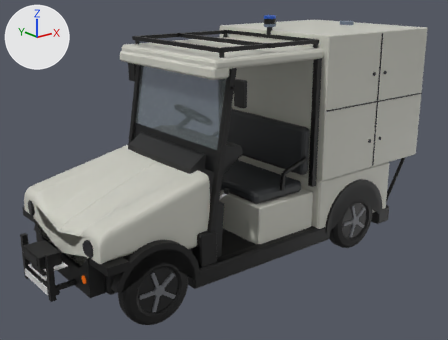
Before and after pictures for a commit that changed the COLLADA model golfcart_vehicle_description/mesh/golfcart.dae.
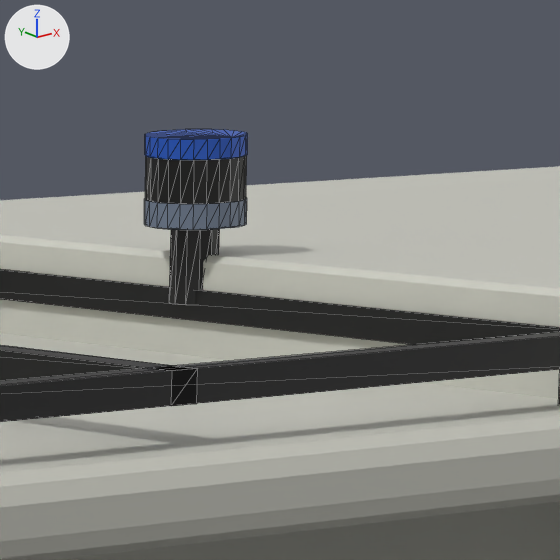
The first picture shows the older version from a camera (50 mm lens) standing at (-3.08, -3.95, 2.34) and looking at (0.04, -0.05, 0.78). The close-ups show the older and then the newer version on the part from 55% to 70% of the width and 0% to 20% of the height of that picture. Only the edits that show in the close-ups are written down. Arrows for +X, +Y and +Z are at upper left; the lights stay in place. The close-ups show mesh edges as thin lines. Vertices at exactly the same position are counted once.

The scene before the commit, as lines of its bpy script (objects in view):
```python
me_alu_black = bpy.data.meshes.new('alu_black')
me_alu_black.from_pydata(...)  # 136 vertices, 212 faces; spans x -1.63..0.6, y -0.57..0.57, z 0.2..1.93
me_alu_black.materials.append(mat_alu_black)  # black #09090a
me_lens = bpy.data.meshes.new('lens')
me_lens.from_pydata(...)  # 164 vertices, 300 faces; spans x -1.66..1.54, y -0.55..0.48, z 0.29..2.0
me_lens.materials.append(mat_lens)  # black #030304
me_lidar_body = bpy.data.meshes.new('lidar_body')
me_lidar_body.from_pydata(...)  # 80 vertices, 152 faces; spans x 0.519..1.615, y -0.065..0.065, z 1.9..1.955
me_lidar_body.materials.append(mat_lidar_body)  # greyish blue #6b788c
me_lidar_cap = bpy.data.meshes.new('lidar_cap')
me_lidar_cap.from_pydata(...)  # 48 vertices, 92 faces; spans x 0.5174..0.621, y -0.0523..0.051, z 1.9941..2.0178
me_lidar_cap.materials.append(mat_lidar_cap)  # blue #1952b8
me_white_body = bpy.data.meshes.new('white_body')
me_white_body.from_pydata(...)  # 4314 vertices, 8604 faces; spans x -1.44..1.85, y -0.68..0.68, z 0.26..1.9
me_white_body.materials.append(mat_white_body)  # light grey #ccccc2
ob_alu_black = bpy.data.objects.new('alu_black', me_alu_black)
ob_alu_black.location = (0.0, 0.0, 0.0)
ob_lens = bpy.data.objects.new('lens', me_lens)
ob_lens.location = (0.0, 0.0, 0.0)
ob_lidar_body = bpy.data.objects.new('lidar_body', me_lidar_body)
ob_lidar_body.location = (0.0, 0.0, 0.0)
ob_lidar_cap = bpy.data.objects.new('lidar_cap', me_lidar_cap)
ob_lidar_cap.location = (0.0, 0.0, 0.0)
ob_white_body = bpy.data.objects.new('white_body', me_white_body)
ob_white_body.location = (0.0, 0.0, 0.0)
```
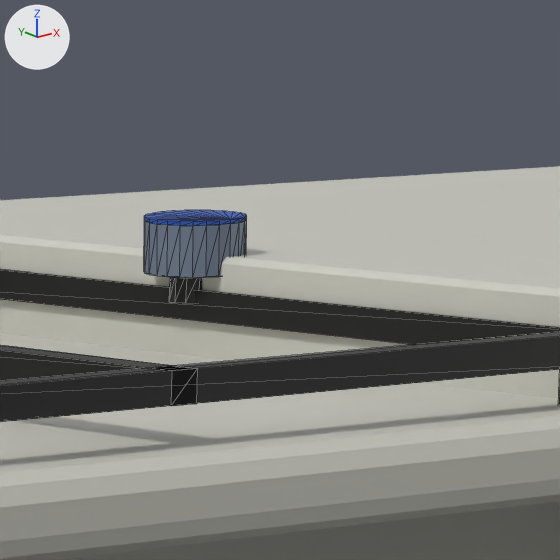
Patch to the scene script:
```diff
--- a/golfcart_vehicle_description/mesh/golfcart.dae.py
+++ b/golfcart_vehicle_description/mesh/golfcart.dae.py
@@ me_alu_black @@
 # used by ob_alu_black; location = (0.0, 0.0, 0.0)
-me_alu_black.from_pydata(...)  # 136 vertices, 212 faces; spans x -1.63..0.6, y -0.57..0.57, z 0.2..1.93
+me_alu_black.from_pydata(...)  # 136 vertices, 212 faces; spans x -1.63..0.6, y -0.57..0.57, z 0.2..1.88
+# me_alu_black part 1: all 12 vertices in x 0.55..0.6, y -0.02..0.03, z 1.93 are moved by (0.0, 0.0, -0.05)
 me_alu_black.materials.append(mat_alu_black)
@@ me_lens @@
 # used by ob_lens; location = (0.0, 0.0, 0.0)
-me_lens.from_pydata(...)  # 164 vertices, 300 faces; spans x -1.66..1.54, y -0.55..0.48, z 0.29..2.0
+me_lens.from_pydata(...)  # 108 vertices, 196 faces; spans x -1.63..1.54, y -0.55..0.48, z 0.29..0.82
+# me_lens part 2: the loose piece of 48 vertices spanning x 0.52..0.62, y -0.05..0.05, z 1.95..2.0 is deleted
+# other edits to the shape of me_lens do not show in these pictures
 me_lens.materials.append(mat_lens)
@@ me_lidar_body @@
 # used by ob_lidar_body; location = (0.0, 0.0, 0.0)
-me_lidar_body.from_pydata(...)  # 80 vertices, 152 faces; spans x 0.519..1.615, y -0.065..0.065, z 1.9..1.955
+me_lidar_body.from_pydata(...)  # 80 vertices, 152 faces; spans x 0.52..1.615, y -0.065..0.065, z 1.879..1.934
+# me_lidar_body part 3: the loose piece of 48 vertices spanning x 0.519..0.623, y -0.051..0.052, z 1.926..1.955 is multiplied about its middle by the matrix ((1.001, 0.001, -0.033), (0.001, 1.0, -0.018), (-0.033, -0.017, 2.039)), then moved by (0.001, 0.001, -0.034)
 me_lidar_body.materials.append(mat_lidar_body)
@@ me_lidar_cap @@
 # used by ob_lidar_cap; location = (0.0, 0.0, 0.0)
-me_lidar_cap.from_pydata(...)  # 48 vertices, 92 faces; spans x 0.5174..0.621, y -0.0523..0.051, z 1.9941..2.0178
+me_lidar_cap.from_pydata(...)  # 48 vertices, 92 faces; spans x 0.52..0.6231, y -0.051..0.0521, z 1.9302..1.9379
+# me_lidar_cap part 4: the whole mesh is multiplied about its middle by the matrix ((0.999, 0.0, 0.026), (0.0, 1.0, 0.013), (0.026, 0.013, 0.201)), then moved by (0.0023, 0.0012, -0.072)
 me_lidar_cap.materials.append(mat_lidar_cap)
```

Location of each change, (x1, y1, x2, y2) in pixels of the close-ups (560 x 560 px; the box of a moved part takes in the faces that stretch with it):
'alu_black', reshaped: before (0, 229, 560, 422); after (0, 269, 560, 422)
'lidar_body', reshaped (79% taller): before (144, 198, 247, 230); after (144, 220, 247, 278)
'lens', reshaped (not visible afterwards): before (145, 155, 247, 204)
'lidar_cap', reshaped (47% shorter): before (145, 129, 248, 160); after (144, 210, 247, 226)
part 1 of me_alu_black, moved or reshaped: before (169, 229, 220, 305); after (169, 277, 202, 303)
